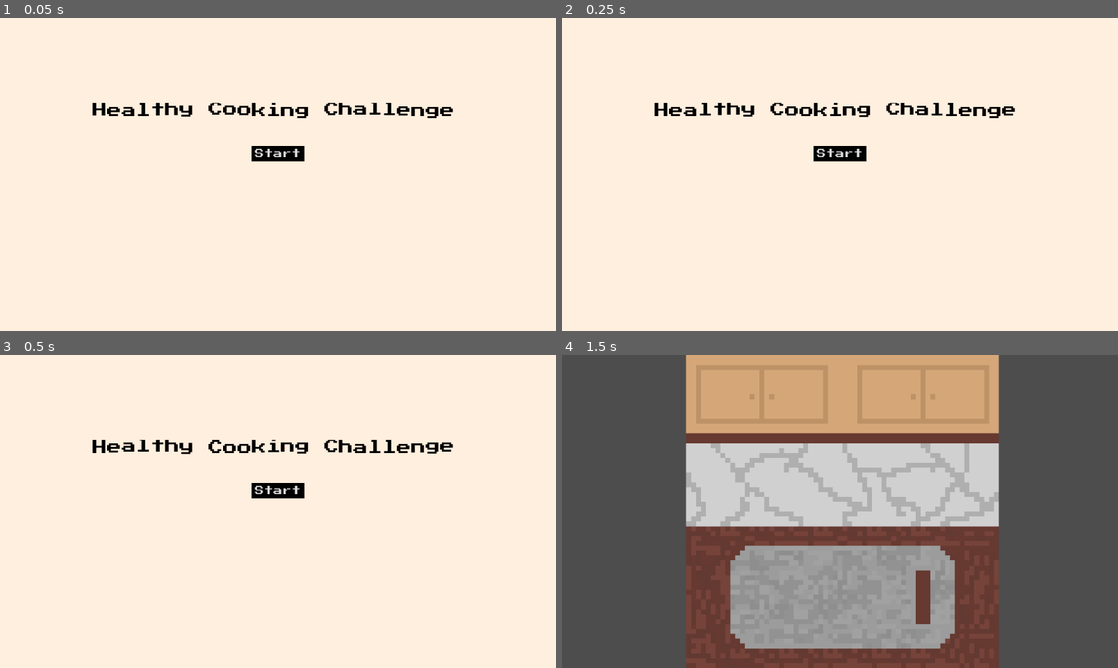
Above: before the commit, frames 1-4 (two rows, left to right).
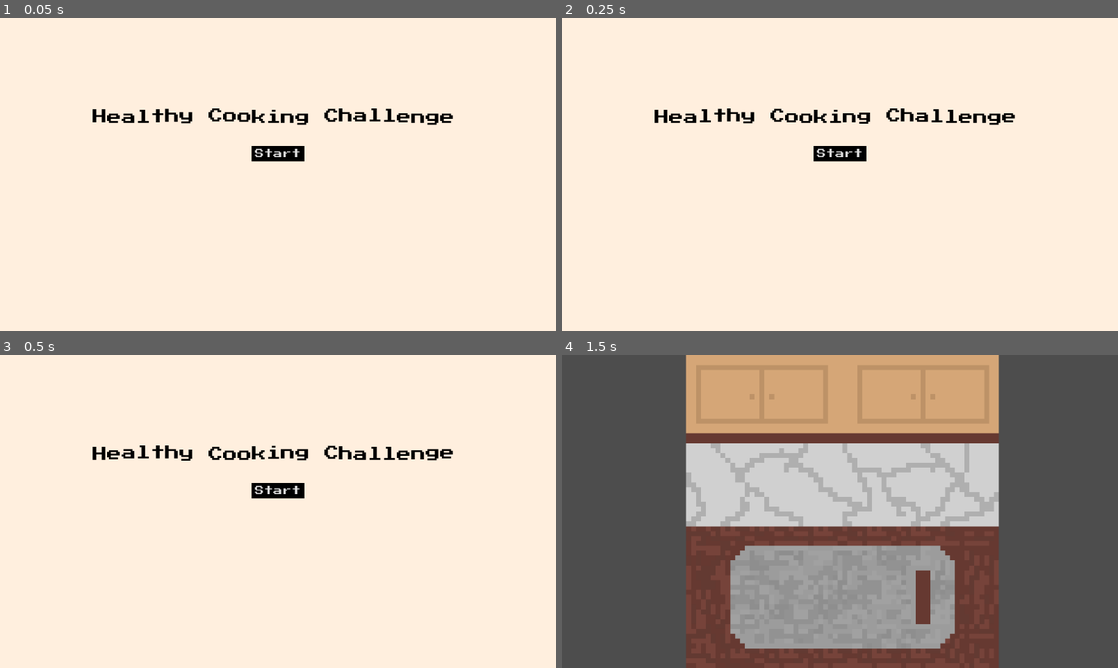
Above: after the commit, the same moments.

Repository: xeltux/Healthy-Cooking-Challenge
Game: Godot game, scene res://Scenes/Start-screen.tscn
Same seed, same stepped clock (60 frames per second), same inputs: the game is played once before the commit and once after it.
Inputs:
- Up to frame 1 (0.05 s): no input
- Up to frame 2 (0.25 s): no input
- Up to frame 3 (0.5 s): no input
- Up to frame 4 (1.5 s): click "Start" at 0.5 s; tap Enter at 1.25 s

The runs differ from the first frame. In frame 1, 1.9% of the frame differs, in the area x 16-82%, y 27-35%; in frame 2, 1.9%; in frame 3, 1.9%; in frame 4, nothing differs.

Commit message:
Fixed Text cutout bug on startscreen

Diff:
--- a/Scenes/Start-screen.tscn
+++ b/Scenes/Start-screen.tscn
@@ -30,12 +30,13 @@
 
 [node name="RichTextLabel" type="RichTextLabel" parent="."]
 offset_left = 192.0
-offset_top = 176.0
+offset_top = 160.0
 offset_right = 960.0
 offset_bottom = 240.0
 theme = ExtResource("1_gngw8")
 theme_override_font_sizes/normal_font_size = 30
 bbcode_enabled = true
-text = "[wave]Healthy Cooking Challenge"
+text = "
+[wave]Healthy Cooking Challenge"
 
 [connection signal="pressed" from="Button" to="." method="_on_button_pressed"]
